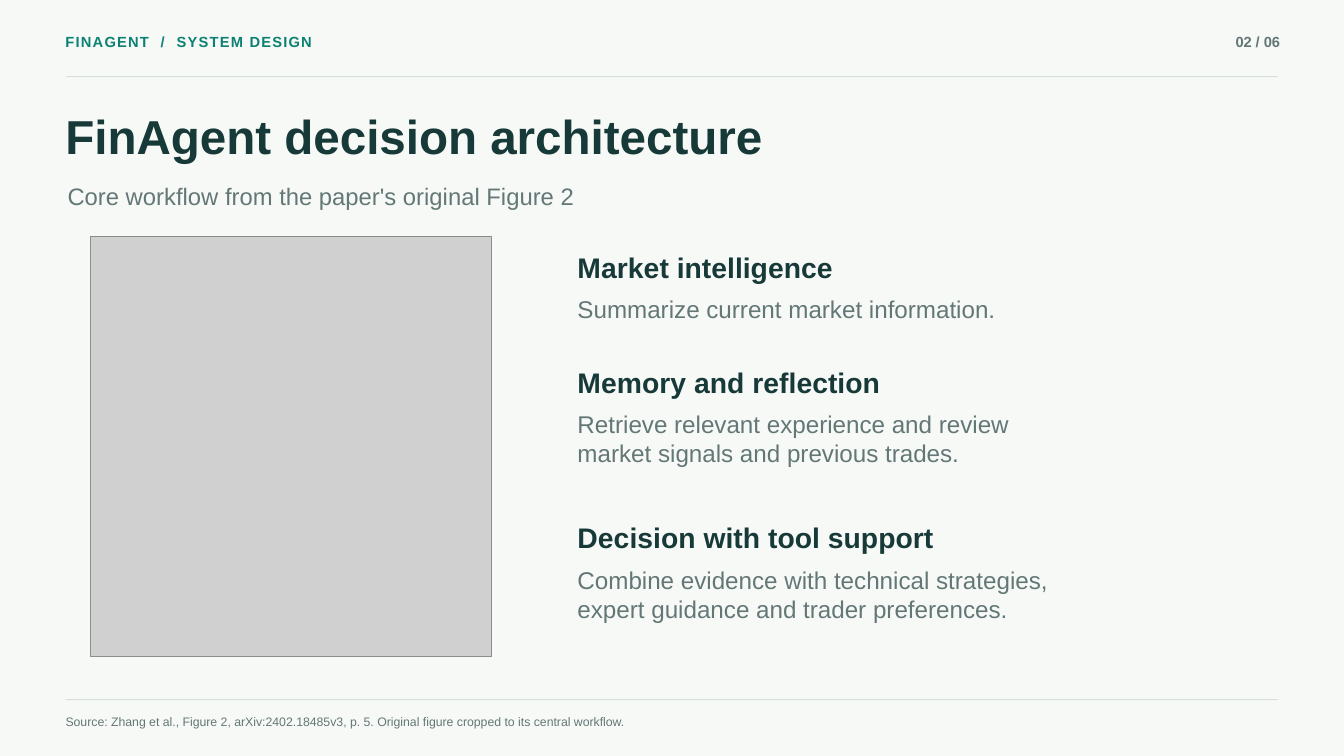
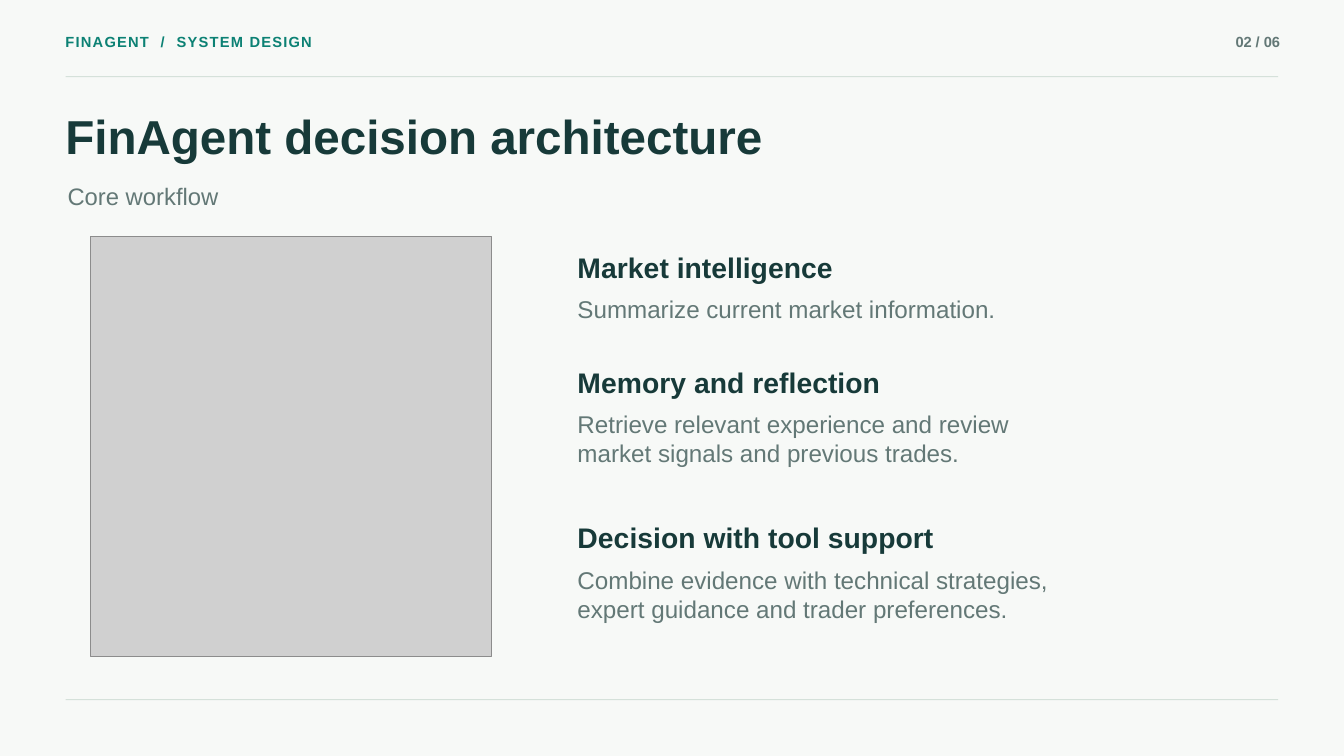
Before and after one commit to Freezingc/fintech-course-ppts, a slide deck: slide 2 of presentations/FinAgent_张云帆.pptx. Drawn at 1344x756 pixels with LibreOffice and Linux fonts; fonts in the diff are those of the drawing; grey boxes stand for pictures. Boxes give left, top, right and bottom in pixels: in the first picture for what was removed or moved away, otherwise in the second. Text is boxed around its words. In the diff, an @@ line names an element or a change of style, - is before the commit and + after.

```diff
--- a/presentations/FinAgent_张云帆.pptx
+++ b/presentations/FinAgent_张云帆.pptx
@@ text at <box>68,188,219,205</box>: text changed @@
-Core workflow from the paper's original Figure 2
+Core workflow
@@ text removed at <box>66,717,624,729</box> @@
-Source: Zhang et al., Figure 2, arXiv:2402.18485v3, p. 5. Original figure cropped to its central workflow.
```
Also in this commit, not shown: 6 other slides changed, 1 other file.
